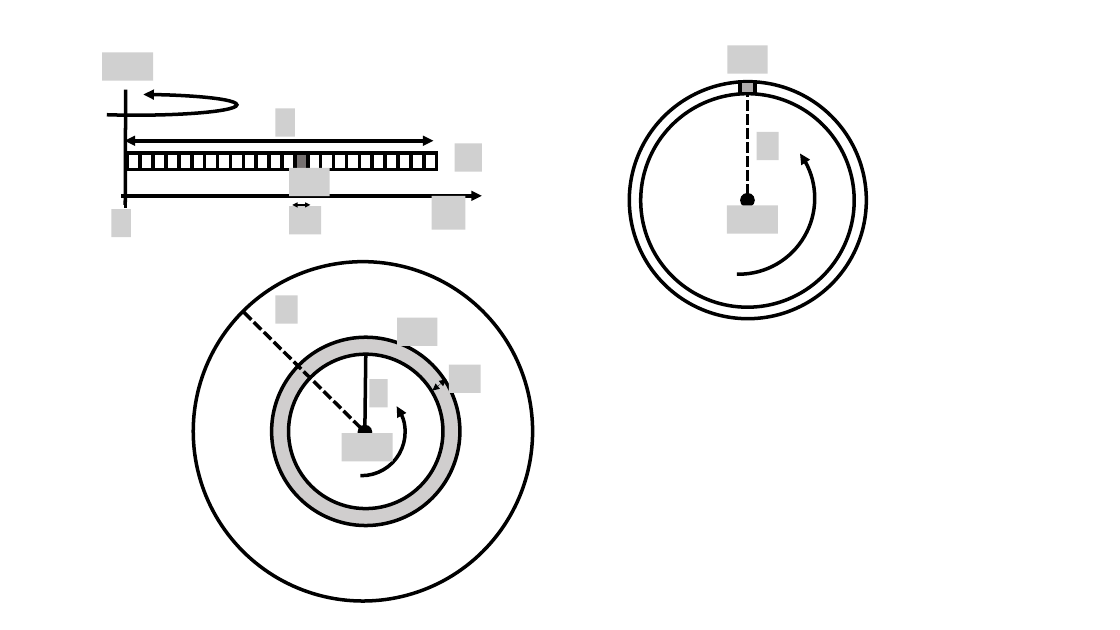
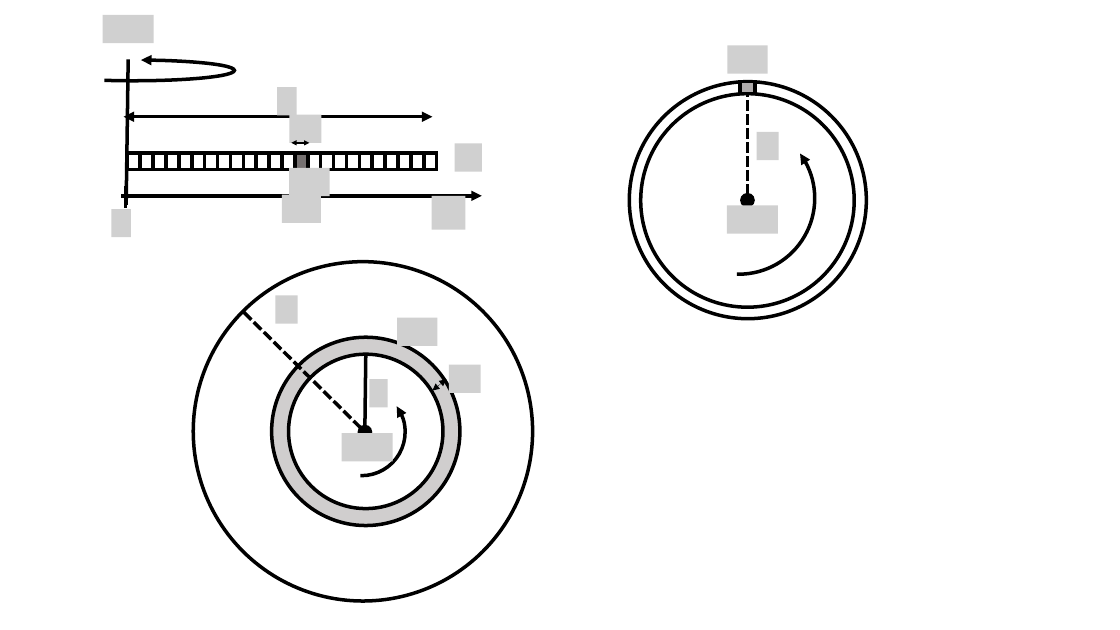
Before and after one commit to OSTP/PhysicsArtofModelling, a slide deck: slide 10 of tex/figures/RotationalDynamics/Figures.pptx. Drawn at 1120x630 pixels with LibreOffice and Linux fonts; fonts in the diff are those of the drawing; grey boxes stand for pictures. Boxes give left, top, right and bottom in pixels: in the first picture for what was removed or moved away, otherwise in the second. Text is boxed around its words. In the diff, an @@ line names an element or a change of style, - is before the commit and + after.

```diff
--- a/tex/figures/RotationalDynamics/Figures.pptx
+++ b/tex/figures/RotationalDynamics/Figures.pptx
@@ picture removed at (x1=103, y1=52, x2=154, y2=81) @@
@@ arc (boxed as its full ellipse) moved from (x1=35, y1=94, x2=237, y2=115) to (x1=33, y1=60, x2=234, y2=81) @@
@@ line moved from (126, 90) - (125, 205) to (129, 60) - (126, 205) @@
@@ double arrow moved from (124, 141) - (434, 141) to (124, 117) - (433, 117) @@
@@ picture removed at (x1=276, y1=108, x2=295, y2=137) @@
@@ double arrow moved from (292, 205) - (311, 205) to (292, 143) - (309, 143) @@
@@ group added at (x1=103, y1=15, x2=321, y2=223): 4 pictures @@
@@ picture removed at (x1=289, y1=206, x2=321, y2=234) @@
```
Also in this commit, not shown: 3 other slides changed, 5 other files.
